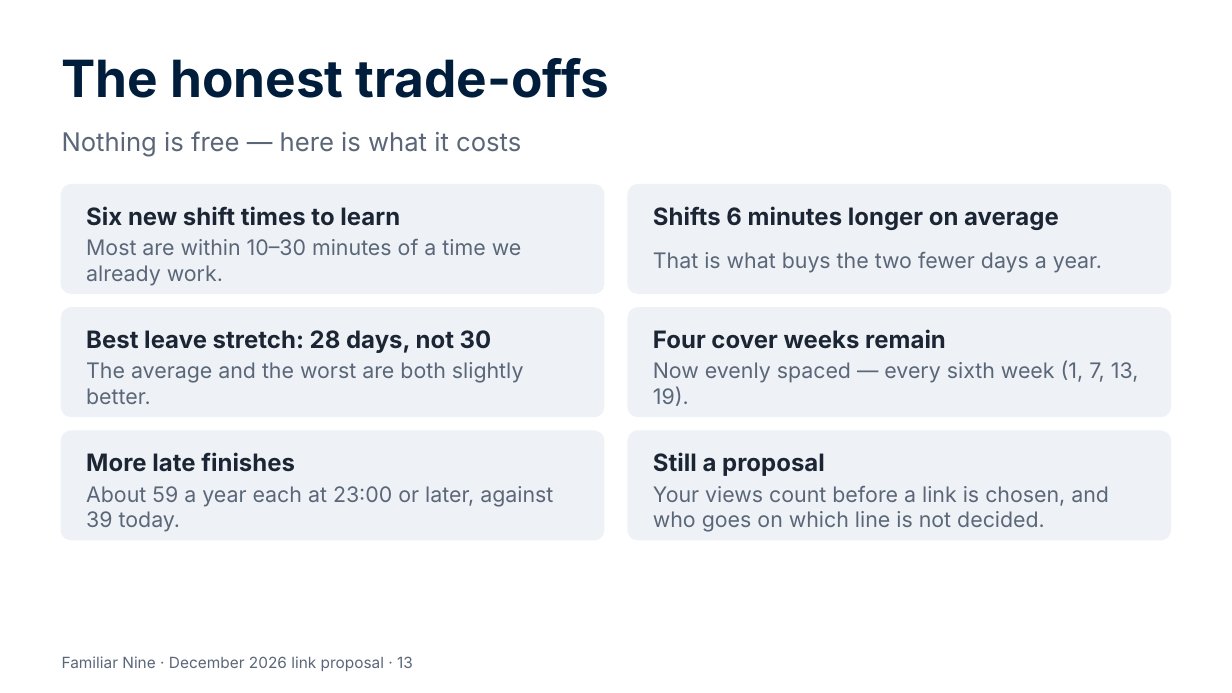
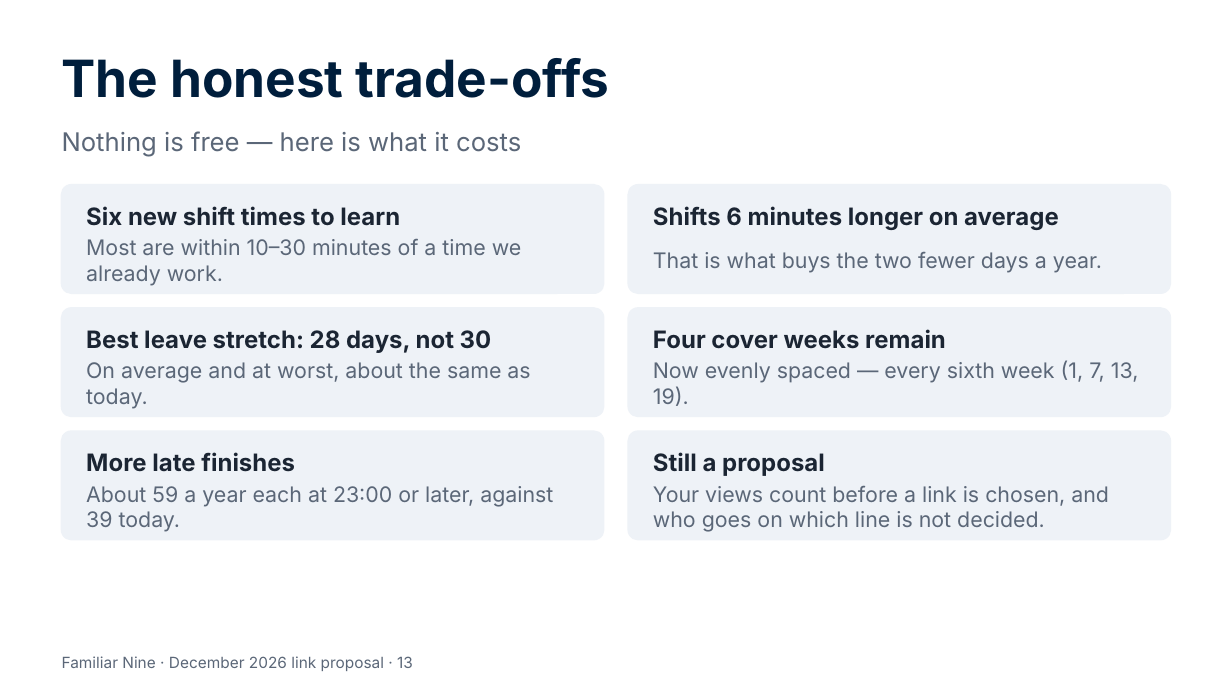
Before and after one commit to Garethdavidmiller/roster-app, a slide deck: slide 13 of docs/proposals/presentations/Familiar-Nine-for-colleagues.pptx. Drawn at 1232x693 pixels with LibreOffice and Linux fonts; fonts in the diff are those of the drawing. Boxes give left, top, right and bottom in pixels: in the first picture for what was removed or moved away, otherwise in the second. Text is boxed around its words. In the diff, an @@ line names an element or a change of style, - is before the commit and + after.

```diff
--- a/docs/proposals/presentations/Familiar-Nine-for-colleagues.pptx
+++ b/docs/proposals/presentations/Familiar-Nine-for-colleagues.pptx
@@ text at (86, 362, 530, 409): text changed @@
-The average and the worst are both slightly better.
+On average and at worst, about the same as today.
```
Also in this commit, not shown: 4 other slides changed, 2 other files.
